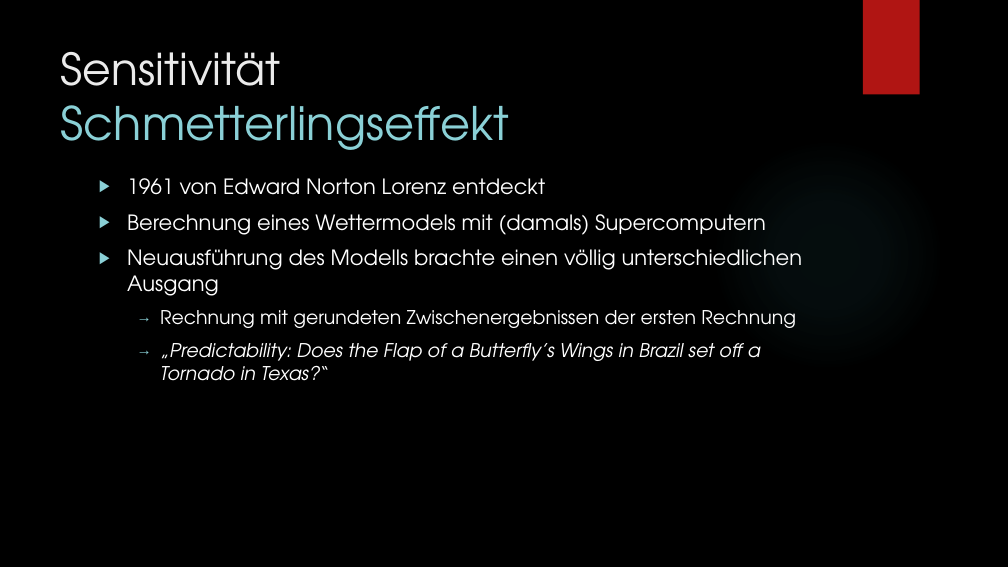
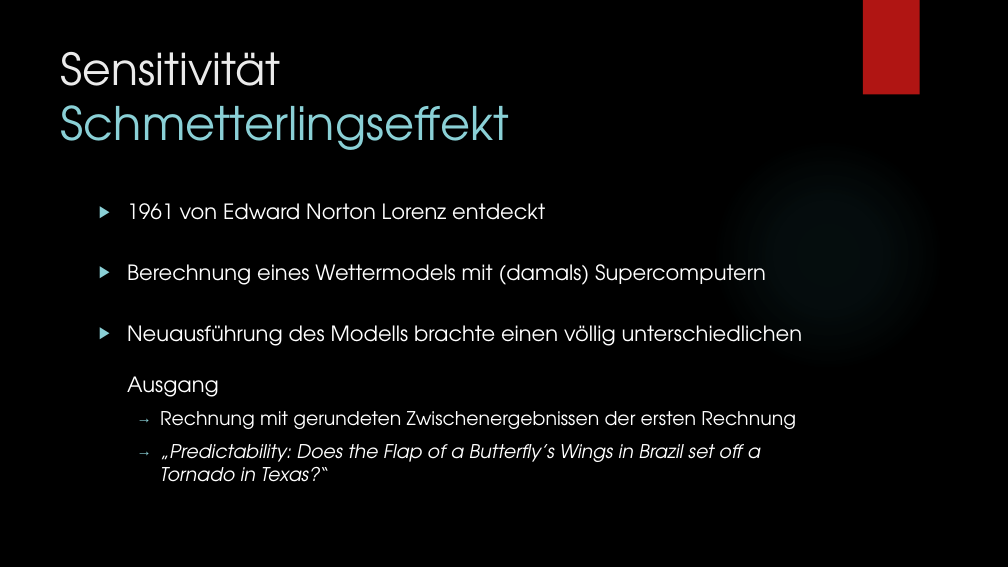
Before and after one commit to Der-Cedric/Sage_6, a slide deck: slide 9 of Feigenbaum&Sensitivität.pptx. Drawn at 1008x567 pixels with LibreOffice and Linux fonts; fonts in the diff are those of the drawing; background and template pictures are left out. Boxes give left, top, right and bottom in pixels: in the first picture for what was removed or moved away, otherwise in the second. Text is boxed around its words. In the diff, an @@ line names an element or a change of style, - is before the commit and + after.

```diff
--- a/Feigenbaum&Sensitivität.pptx
+++ b/Feigenbaum&Sensitivität.pptx
@@ text at box(127, 203, 803, 397): line spacing 1 to 2 @@
```
Also in this commit, not shown: 4 other slides changed.
